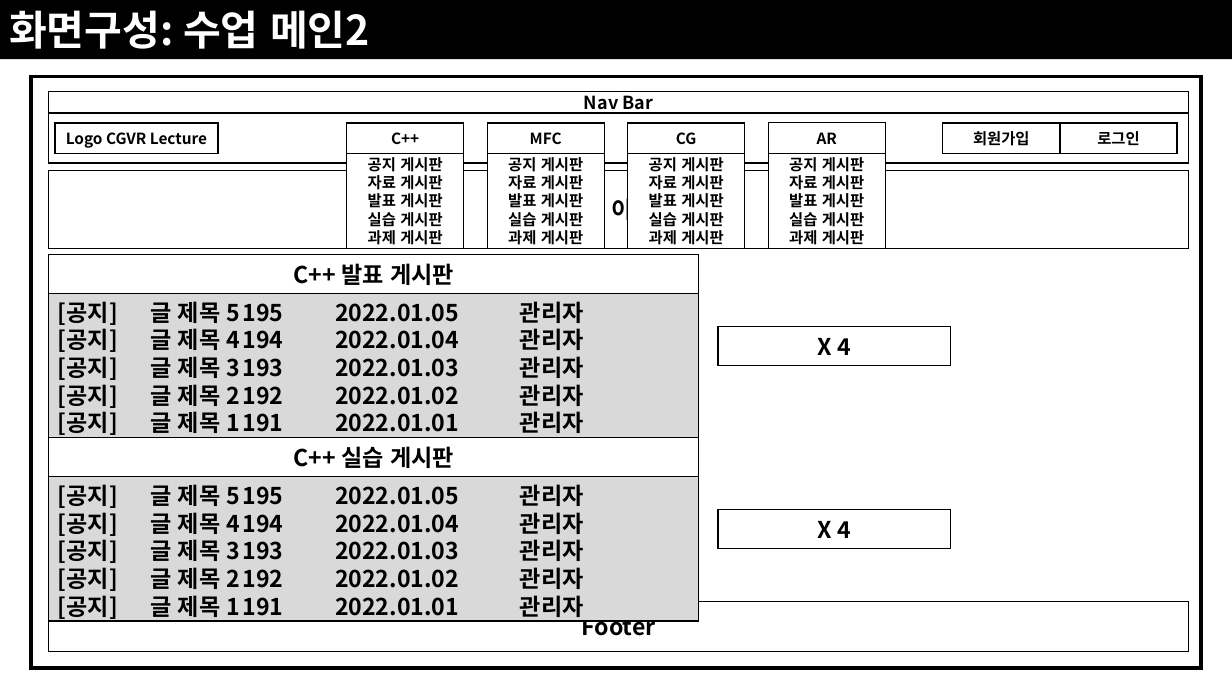
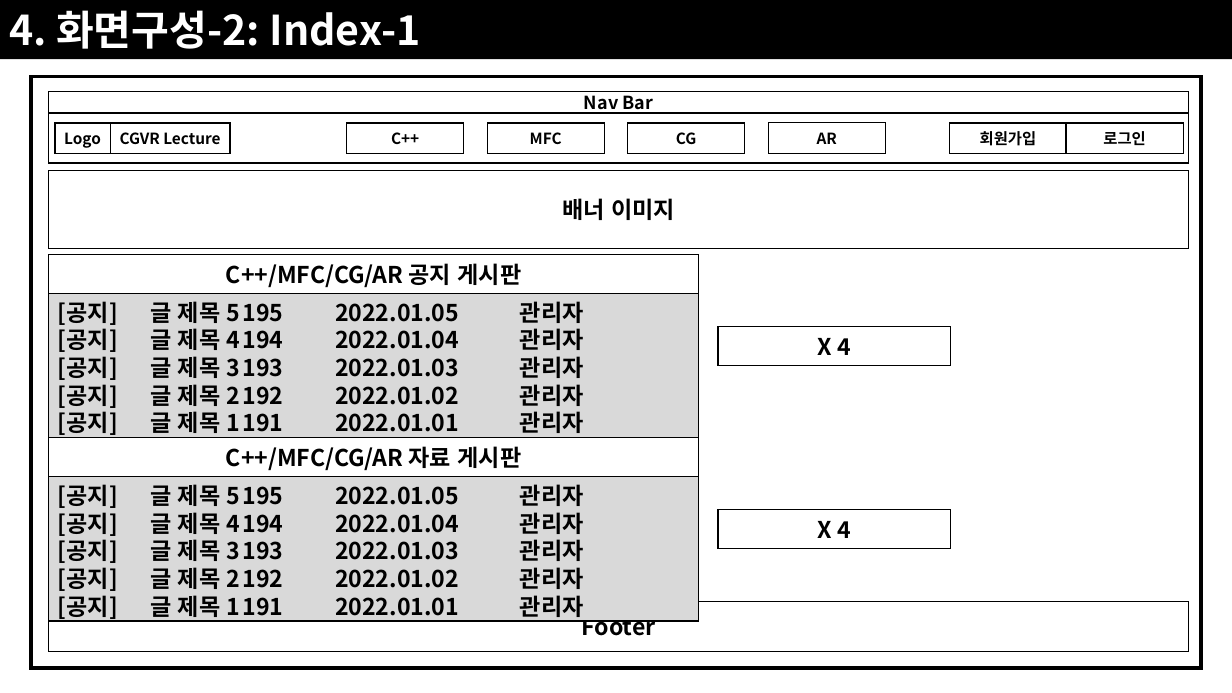
Before and after one commit to JoSihun/CGVR_Lab, a slide deck: slide 17 of documents/01_프로젝트_개발계획.pptx (slide 18 before the commit). Drawn at 1232x693 pixels with LibreOffice and Linux fonts; fonts in the diff are those of the drawing. Boxes give left, top, right and bottom in pixels: in the first picture for what was removed or moved away, otherwise in the second. Text is boxed around its words. In the diff, an @@ line names an element or a change of style, - is before the commit and + after.

Commit message:
2022.08.03(수) / 21:05

```diff
--- a/documents/01_프로젝트_개발계획.pptx
+++ b/documents/01_프로젝트_개발계획.pptx
@@ text in rectangle at <box>9,10,420,49</box>: text changed @@
-화면구성: 수업 메인2
+4. 화면구성-2: Index-1
@@ rectangle added at <box>55,123,110,153</box>, fill #FFFFFF, outline #000000 1 pt, 12 pt, text #000000, bold @@
+Logo
@@ rectangle "CGVR Lecture": place and size @@
-rectangle "CGVR Lecture" at <box>55,123,218,153</box>
+rectangle "CGVR Lecture" at <box>110,123,230,153</box>
@@ text in rectangle at <box>120,132,220,145</box>: text changed @@
-Logo CGVR Lecture
+CGVR Lecture
@@ rectangle "회원가입": place and size @@
-rectangle "회원가입" at <box>943,123,1060,153</box>
+rectangle "회원가입" at <box>950,123,1067,153</box>
@@ rectangle "로그인": place and size @@
-rectangle "로그인" at <box>1060,123,1177,153</box>
+rectangle "로그인" at <box>1067,123,1184,153</box>
@@ rectangle removed at <box>347,153,464,249</box> @@
-공지 게시판
-자료 게시판
-발표 게시판
-실습 게시판
-과제 게시판
@@ rectangle removed at <box>487,153,604,249</box> @@
-공지 게시판
-자료 게시판
-발표 게시판
-실습 게시판
-과제 게시판
@@ rectangle removed at <box>628,153,745,249</box> @@
-공지 게시판
-자료 게시판
-발표 게시판
-실습 게시판
-과제 게시판
@@ rectangle removed at <box>768,153,885,249</box> @@
-공지 게시판
-자료 게시판
-발표 게시판
-실습 게시판
-과제 게시판
@@ text in rectangle at <box>226,263,522,288</box>: text changed @@
-C++ 발표 게시판
+C++/MFC/CG/AR 공지 게시판
@@ text in rectangle at <box>226,446,522,471</box>: text changed @@
-C++ 실습 게시판
+C++/MFC/CG/AR 자료 게시판
```
Also in this commit, not shown: 23 other slides changed, 7 slides added, 4 slides removed.
